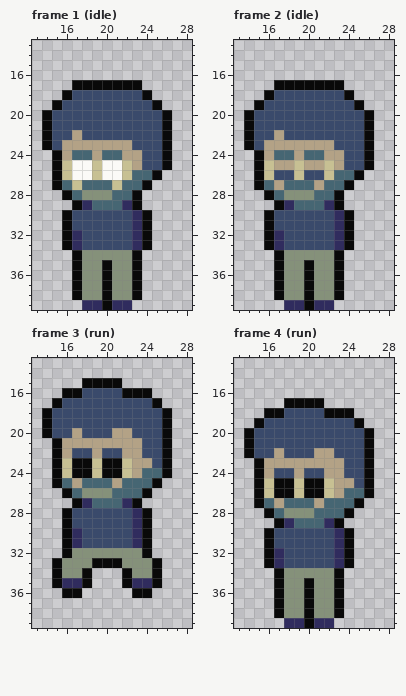
Pixel-art file, stored at assets/sprites/player/soldier/soldier.aseprite. The picture above was drawn from the file before the commit.
40x40 pixels, 6 frames. Shown: frame 1 (idle): x 13..28, y 13..39; frame 2 (idle): x 13..28, y 13..39; frame 3 (run): x 13..28, y 13..39; frame 4 (run): x 13..28, y 13..39. The commit also changed other frames, which this record leaves out.
The result:
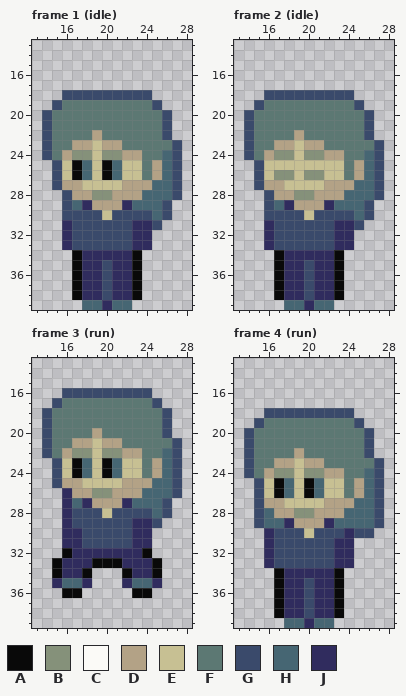
Palette (. is transparent): A #090909  B #85917a  C #fbfaf7  D #b3a286  E #c7c093  F #5c7873  G #3a4a6b  H #466673  J #302c5e
The edit:
layer "man" now hidden
layer "girl" now shown
Changed rows in their new state; - is an unchanged pixel.
Frame 1 (idle):
first column x 14:
17 ---.......----
18 --G-------G---
19 -GFFFFFFFFFG--
20 GFFFFFFFFFFFG-
21 GFFFFFFFFFFFG-
22 GFFFFDFFFFFFG-
23 GFF--E--FFFFFG
24 GF-BBEBB--FFHG
25 -G-AH-AH-EFDHG
26 -G-AH-AH-EFDHG
27 -GDDEEE-DDDHHG
28 --GDD--DDDHHHG
29 --GH-DDD-HHHG-
30 --G---E--GGHG-
31 --J-------JG--
32 --JG------J---
33 --JG------J---
34 ----JJJJJ-----
35 ----JJGJJ-----
36 ----JJGJJ-----
37 ----JJGJJ-----
38 ----JJGJJ-----
39 ----HHJHH-----
Frame 2 (idle):
first column x 14:
17 ---.......----
18 --G-------G---
19 -GFFFFFFFFFG--
20 GFFFFFFFFFFFG-
21 GFFFFFFFFFFFG-
22 GFFFFDFFFFFFG-
23 GFF--E--FFFFFG
24 GF-BBEBB--FFHG
25 -G-EE-EE-EFDHG
26 -G-BB-BB-EFDHG
27 -GD-EEEEDDDHHG
28 --GDD--DDDHHHG
29 --GH-DDD-HHHG-
30 --G---E--GGHG-
31 --J-------JG--
32 --JG------J---
33 --JG------J---
34 ----JJJJJ-----
35 ----JJGJJ-----
36 ----JJGJJ-----
37 ----JJGJJ-----
38 ----JJGJJ-----
39 ----HHJHH-----
Frame 3 (run):
first column x 14:
15 ----....------
16 --GG----GGG---
17 -GFFFFFFFFFG--
18 GFFFFFFFFFFFG-
19 GFFFFFFFFFFFG-
20 GFFFFDFFFFFFG-
21 GFF--E--FFFFFG
22 GF-BBEBB--FFHG
23 -G--H--H-EFDHG
24 -G--H--H-EFDHG
25 -GD-EEEEDDDHHG
26 --JDD--DDDHHHG
27 --JH-DDD-HHHG-
28 --J---E--GGHG-
29 --J-------JG--
30 --J-------J---
31 --J-------J---
32 ---JJJJJJJ----
33 --JJJ---JJJ---
34 --JJ-----JJ---
35 -JHHJ---JHHJ--
Frame 4 (run):
first column x 14:
17 ----....------
18 --GG----GGG---
19 -GFFFFFFFFFG--
20 GFFFFFFFFFFFG-
21 GFFFFFFFFFFFG-
22 GFFFFDFFFFFFG-
23 GFF--E--FFFFFG
24 GF-BBEBB--FFHG
25 -G--H--H-EFDHG
26 -G--H--H-EFDHG
27 -GD-EEEEDDDHHG
28 -GHDD--DDDHHHG
29 -GHH-DDD-HHHHG
30 --J---E--GJGG-
31 --J-------J---
32 --JG------J---
33 --JG------J---
34 ----JJJJJ-----
35 ----JJGJJ-----
36 ----JJGJJ-----
37 ----JJGJJ-----
38 ----JJGJJ-----
39 ----HHJHH-----
Changed places in both pictures, as pixel boxes (x1, y1, x2, y2):
changed: (42, 80, 182, 310)
changed: (244, 80, 384, 310)
changed: (42, 378, 182, 588)
changed: (244, 398, 384, 628)
